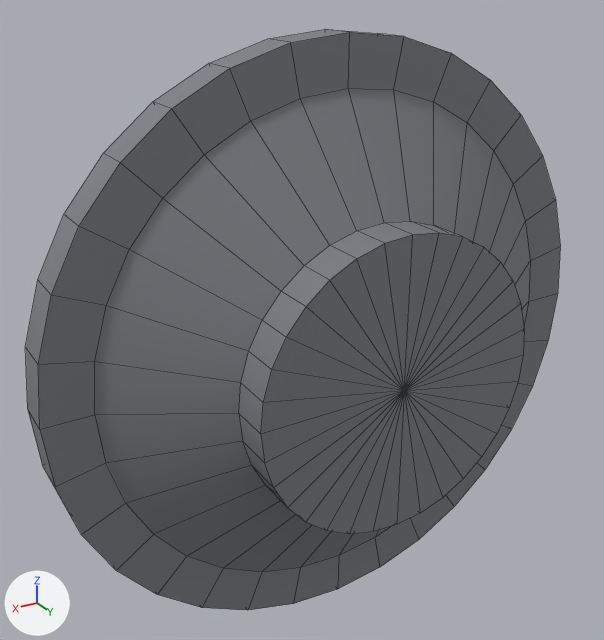
One commit to the OBJ model assets/models/equipment/cobretty_er5_reactor/LOD1/er5_flange_aft.obj: the scene before it, then after it.
Camera for both pictures: a 50 mm camera at (3.18, 2.5, 2.67) aimed at (0.3, -2.3, 0.27). The axes (+X, +Y, +Z) are drawn at lower left. The lights are the same throughout. The picture after the commit comes second. Mesh edges are drawn as thin lines. Where no turn or scale is listed for an object, it has been applied to the vertices. Vertices at exactly the same position are counted once.

The first picture shows 'er5_flange_aft'.
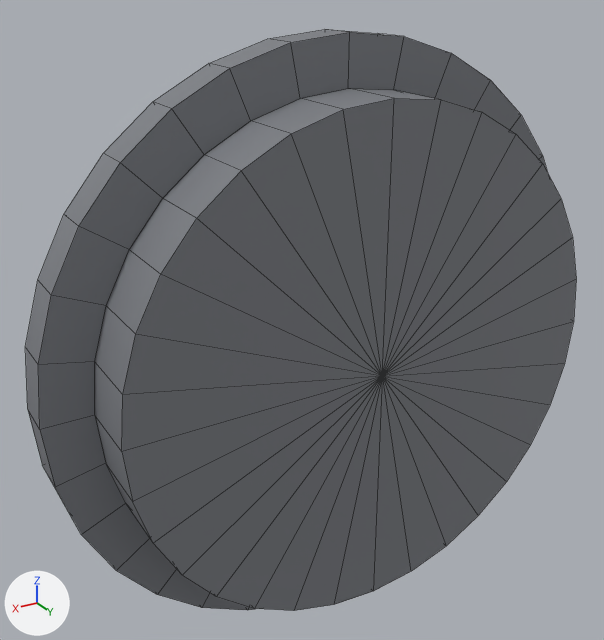
Location of each change, [x1, y1, x2, y2] in pixels of the pictures (604 x 640 px):
'er5_flange_aft', reshaped
    before: [25, 29, 560, 610]
    after: [25, 29, 576, 611]
part 1 of me_er5_flange_aft, reshaped
    before: [95, 88, 530, 572]
    after: [95, 88, 576, 611]

The edits, one by one:
me_er5_flange_aft is used by ob_er5_flange_aft; location (0.0, 0.0, 0.0).
me_er5_flange_aft had 595 vertices, 662 faces and spanned x -2.25..2.25, y -2.51..-1.45, z -2.25..2.25.
me_er5_flange_aft now has 563 vertices, 630 faces and spans x -2.25..2.25, y -2.51..-1.7, z -2.25..2.25.
Part 1, on me_er5_flange_aft:
33 vertices are removed from x -1.1..1.1, y -1.45, z -1.1..1.1.
64 faces are deleted.
32 vertices move from x -1.1..1.1, y -1.75, z -1.1..1.1 to x -1.9..1.9, y -1.7, z -1.9..1.9.
1 vertex is added at (0.0, -1.7, 0.0).
32 new faces join them, mat_eq_metal_band (grey #7c7e84).
